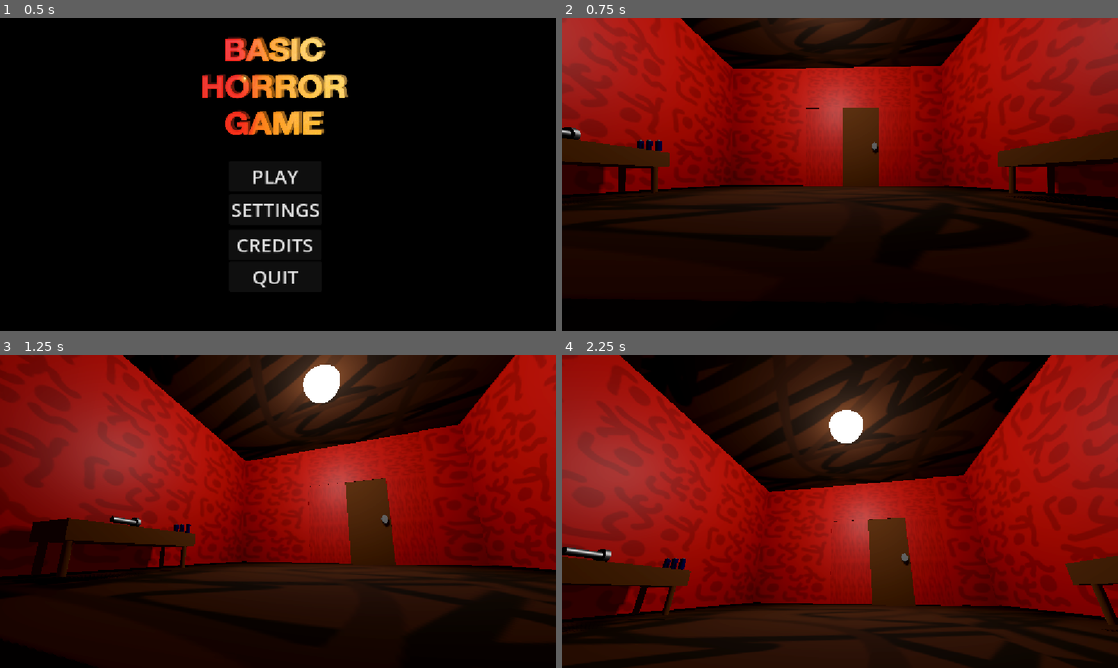
Above: before the commit, frames 1-4 (two rows, left to right).
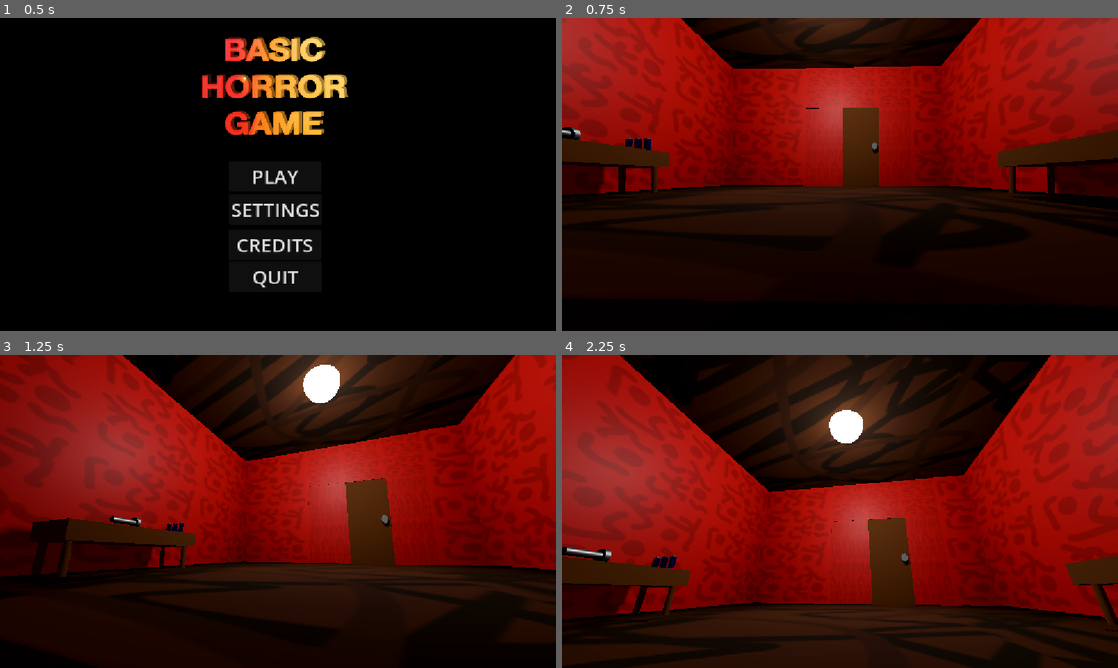
Above: after the commit, the same moments.

Repository: christiannoll/Basic3DGame
Game: Godot game, scene res://Scenes/main_menu.tscn
Same seed, same stepped clock (60 frames per second), same inputs: the game is played once before the commit and once after it. The engine's default icon, where the game draws it, is replaced by a stand-in: a white triangle on a blue panel in a dark square.
Inputs (mouse positions are in pixels of both pictures, inside the frame that each line leads up to):
- Up to frame 1 (0.5 s): no input
- Up to frame 2 (0.75 s): click "PLAY" at 0.5 s
- Up to frame 3 (1.25 s): no input
- Up to frame 4 (2.25 s): move the mouse to (867, 511) at 1.27 s; hold W (forward) from 1.28 s (still down); tap F (flashlight) at 1.35 s; tap Space (jump) at 1.52 s; move the mouse to (812, 511) at 2.02 s; tap E (interact) at 2.1 s

Frame 1 is identical in both runs. In frame 2, 0.1% of the frame differs, in the area x 8-18%, y 38-58%; in frame 3, less than 0.1%; in frame 4, 0.2%, in the area x 12-23%, y 64-86%.

Commit message:
Moved batteries on the table

Diff:
--- a/Scenes/level.tscn
+++ b/Scenes/level.tscn
@@ -670,13 +670,13 @@
 shape = SubResource("BoxShape3D_gf56v")
 
 [node name="battery" parent="." unique_id=240790748 instance=ExtResource("26_u0did")]
-transform = Transform3D(0.1, 0, 0, 0, 0.1, 0, 0, 0, 0.1, -0.30744767, 1.4863515, -29.525595)
+transform = Transform3D(0.1, 0, 0, 0, 0.1, 0, 0, 0, 0.1, -0.30744767, 1.4863515, -29.740225)
 
 [node name="battery2" parent="." unique_id=531274657 instance=ExtResource("26_u0did")]
-transform = Transform3D(0.1, 0, 0, 0, 0.1, 0, 0, 0, 0.1, -0.4880767, 1.4863515, -29.525595)
+transform = Transform3D(0.1, 0, 0, 0, 0.1, 0, 0, 0, 0.1, -0.4880767, 1.4863515, -29.740225)
 
 [node name="battery3" parent="." unique_id=1599722839 instance=ExtResource("26_u0did")]
-transform = Transform3D(0.1, 0, 0, 0, 0.1, 0, 0, 0, 0.1, -0.6758592, 1.4863515, -29.525595)
+transform = Transform3D(0.1, 0, 0, 0, 0.1, 0, 0, 0, 0.1, -0.6758592, 1.4863515, -29.740225)
 
 [connection signal="body_entered" from="Scare_Trigger/scare_trigger" to="Scare_Trigger/scare_trigger" method="trigger_entered"]
 [connection signal="body_entered" from="Scare_Trigger/scare_trigger2" to="Scare_Trigger/scare_trigger2" method="trigger_entered"]
